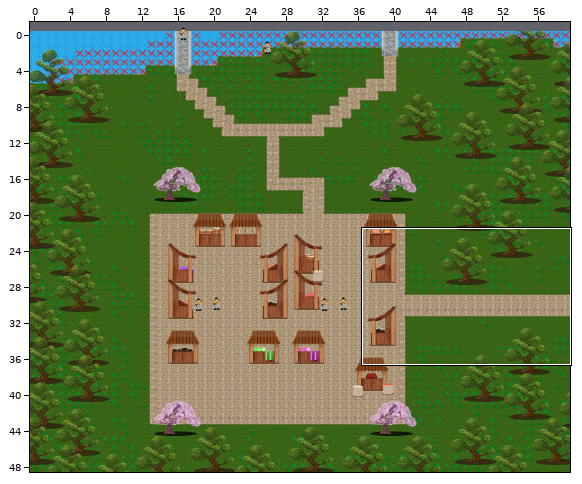
Tiled map -- China/maps/game_2_2.tmx. The picture above shows the old version from afar; the outline marks the close-up.
Close-up. First the earlier version:
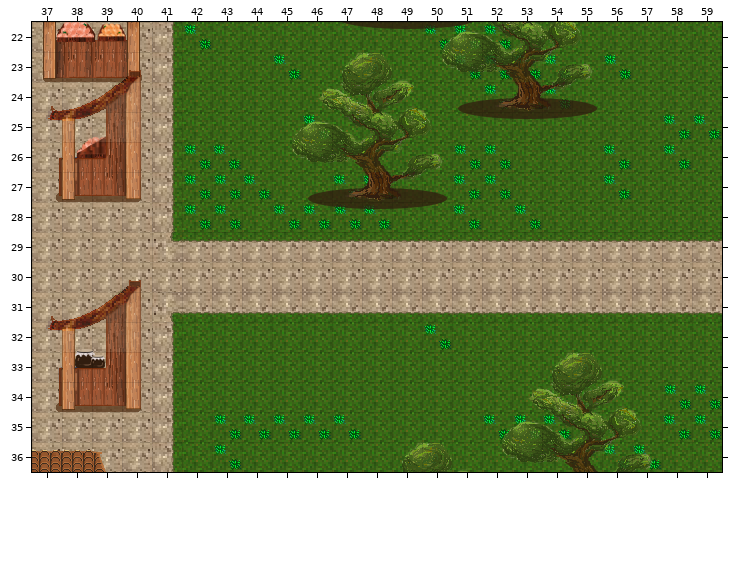
Cells are 30x30 px. Shown: x 37..59, y 22..36. The commit also changed other parts of the map, which this record leaves out.
And afterwards:
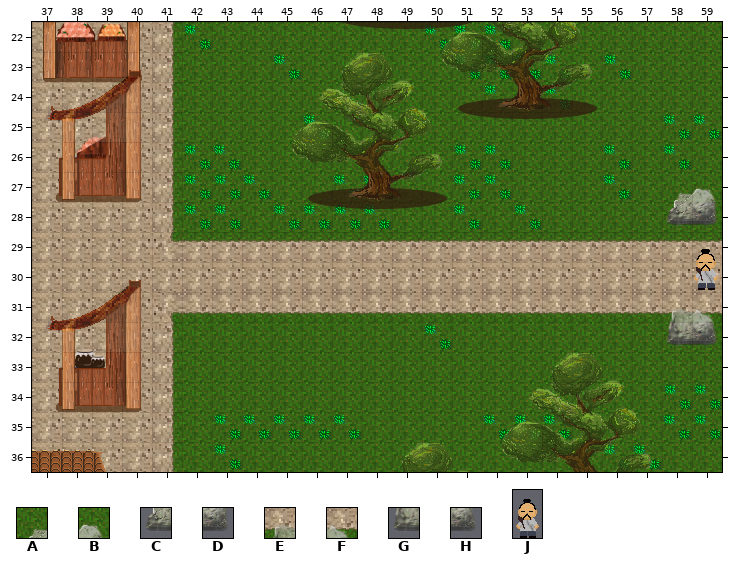
Key: from "Base Tiles": A 491, B 492, C 510, D 511, E 529, F 530, G 548, H 549; from "Villager Placeholder": J 0.
_ is an empty cell.
Objects are placed by their top-left corner, in cells (3,4 is the top-left corner of cell 3,4); size is 1x1 cell unless given.
See-through tiles are keyed as they look on the map.
Changes in this commit:
{"where": "layer \"middle\""}
{"y":28,"x":58,"old":"__","new":"CD"}
{"y":32,"x":58,"old":"__","new":"GH"}
{"where": "layer \"objects\""}
{"now": "J \"Guard3\" at 59,29.3 size 1x1.7"}
{"where": "layer \"higher\""}
{"y":27,"x":58,"old":"__","new":"AB"}
{"y":31,"x":58,"old":"__","new":"EF"}
{"label":"added","picture_box":[667,188,717,227]}
{"label":"added","picture_box":[694,249,718,290]}
{"label":"added","picture_box":[667,309,717,347]}
